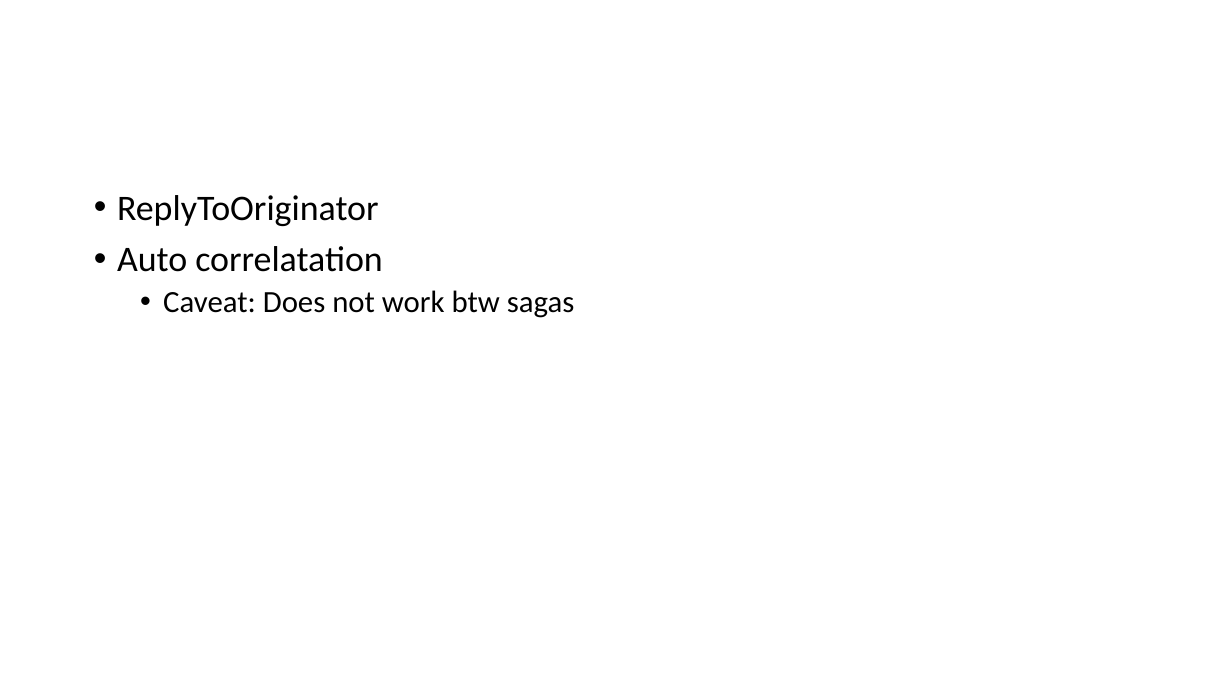
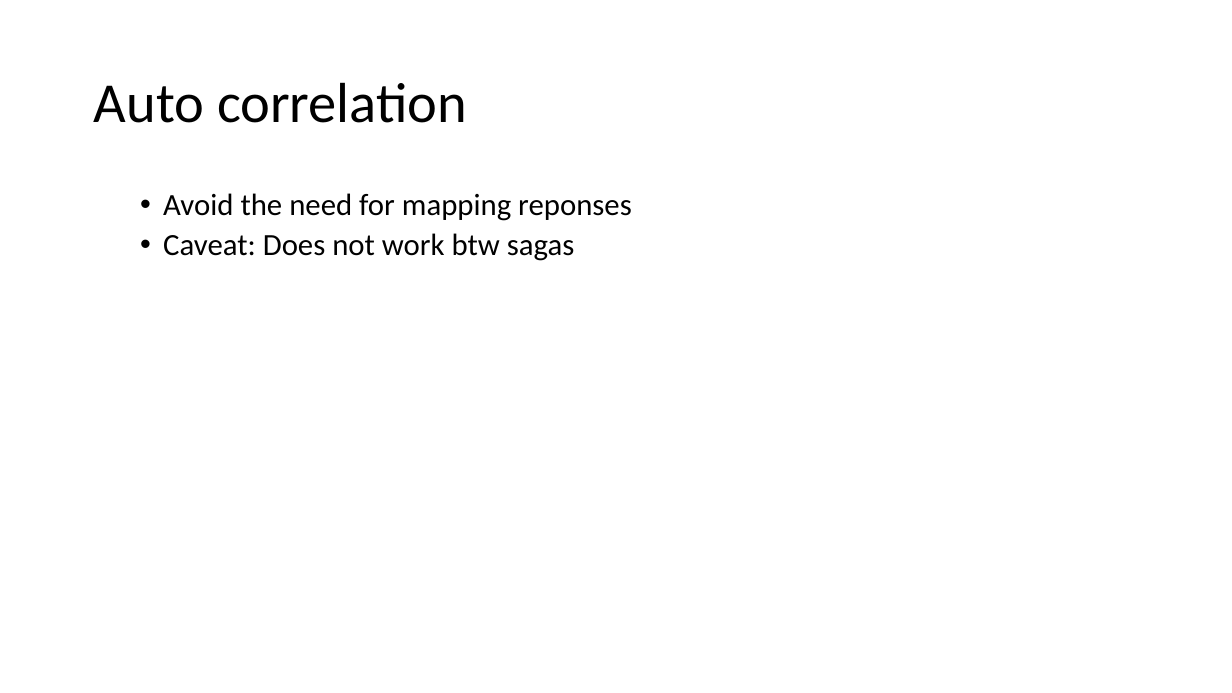
Before and after one commit to Particular/SagaMasterClass, a slide deck: slide 28 of SagaMasterClass.pptx. Drawn at 1232x693 pixels with LibreOffice and Linux fonts; fonts in the diff are those of the drawing. Boxes give left, top, right and bottom in pixels: in the first picture for what was removed or moved away, otherwise in the second. Text is boxed around its words. In the diff, an @@ line names an element or a change of style, - is before the commit and + after.

Commit message:
More fixes

```diff
--- a/SagaMasterClass.pptx
+++ b/SagaMasterClass.pptx
@@ title added at bbox=[94, 82, 467, 123], 44 pt, text #000000 @@
+Auto correlation
@@ text at bbox=[163, 193, 632, 221]: text changed; size 28 to 24 pt @@
-• ReplyToOriginator
-• Auto correlatation
+  • Avoid the need for mapping reponses
```
Also in this commit, not shown: 4 slides added.
